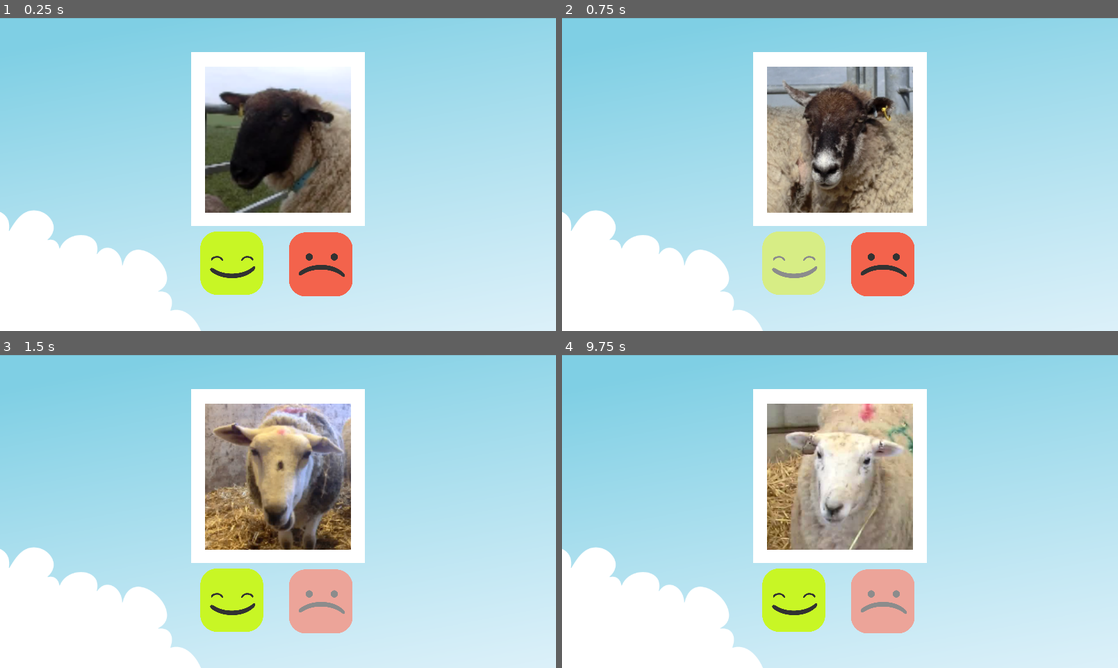
Above: before the commit, frames 1-4 (two rows, left to right).
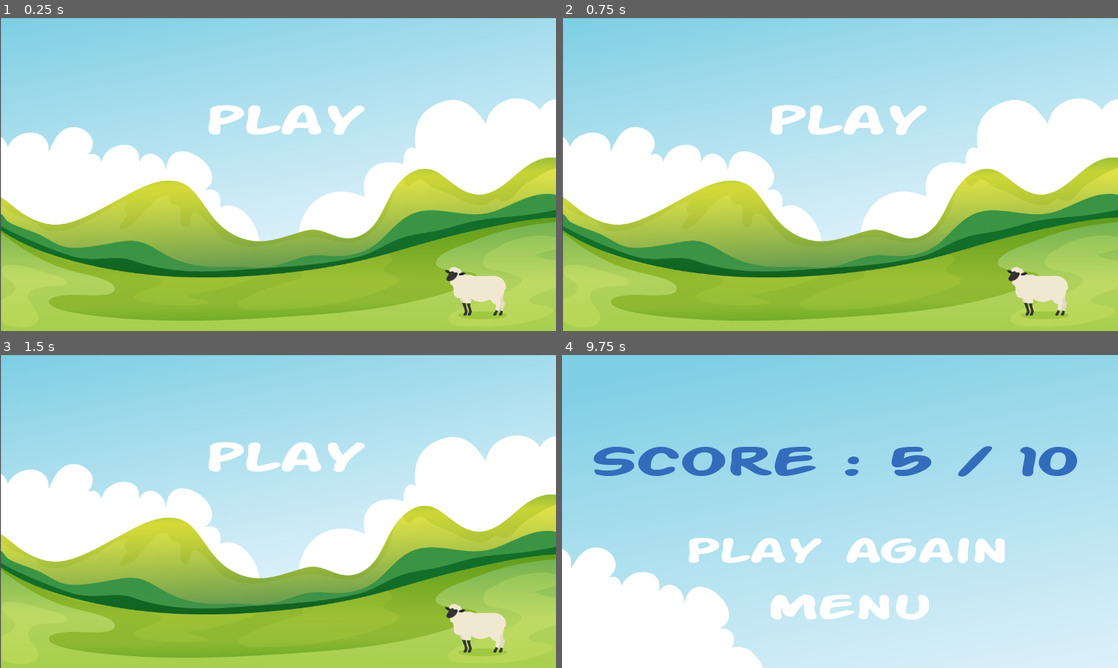
Above: after the commit, the same moments.

Repository: franciscapessanha/Sheep-game
Game: Godot game, scene res://Scenes/menu.tscn
Same seed, same stepped clock (60 frames per second), same inputs: the game is played once before the commit and once after it. Before the commit the project starts from res://Scenes/main.tscn.
Inputs (mouse positions are in pixels of both pictures, inside the frame that each line leads up to):
- Up to frame 1 (0.25 s): no input
- Up to frame 2 (0.75 s): click (795, 262) at 0.52 s
- Up to frame 3 (1.5 s): click (322, 602) at 1.27 s
- Up to frame 4 (9.75 s): click (851, 458) at 2.02 s; click (795, 599) at 2.75 s; click (884, 602) at 3.5 s; click (795, 599) at 4.25 s; click (884, 602) at 5 s; click (795, 599) at 5.75 s; click (884, 602) at 6.5 s; tap Enter at 7.25, 8.75 s; tap Space at 8, 9.5 s

The runs differ from the first frame. In frame 1, 71% of the frame differs, in the area x 0-100%, y 0-100%; in frame 2, 71%; in frame 3, 71%; in frame 4, 25%.

Commit message:
Adds connections between pages; Creates final score page

Diff:
--- /dev/null
+++ b/Data/data_14_8_11.csv
@@ -0,0 +1,5 @@
+day/month,time,image name,given score,ground truth
+27/8,14_8_8,0_0_CIMG4963.png,0,1
+27/8,14_8_9,0_0_CIMG5193.png,0,1
+27/8,14_8_10,0_2_CIMG5993.png,0,0
+27/8,14_8_11,0_0_CIMG4876.png,0,1
--- /dev/null
+++ b/Data/data_27_14_14_53.csv
@@ -0,0 +1,4 @@
+day/month,time,image name,given score,ground truth
+27/8,14_14_51,0_3_CIMG5406.png,0,0
+27/8,14_14_52,0_CIMG4811.png,0,0
+27/8,14_14_53,0_0_CIMG4876.png,0,1
--- /dev/null
+++ b/Data/data_27_14_25_33.csv
@@ -0,0 +1,4 @@
+day/month,time,image name,given score,ground truth
+27/8,14_25_31,0_0_CIMG4876.png,0,1
+27/8,14_25_32,0_2_CIMG5993.png,0,0
+27/8,14_25_33,0_0_CIMG4876.png,0,1
--- /dev/null
+++ b/Data/data_27_14_26_24.csv
@@ -0,0 +1,4 @@
+day/month,time,image name,given score,ground truth
+27/8,14_26_22,0_0_CIMG4963.png,0,1
+27/8,14_26_23,0_CIMG4811.png,0,0
+27/8,14_26_24,0_0_CIMG4876.png,0,1
--- /dev/null
+++ b/Data/data_27_14_32_53.csv
@@ -0,0 +1,4 @@
+day/month,time,image name,given score,ground truth
+27/8,14_32_51,0_3_CIMG5406.png,0,0
+27/8,14_32_52,0_3_CIMG6006.png,0,0
+27/8,14_32_53,0_0_CIMG4876.png,0,1
--- /dev/null
+++ b/Data/data_27_14_36_44.csv
@@ -0,0 +1,4 @@
+day/month,time,image name,given score,ground truth
+27/8,14_36_42,0_0_CIMG4963.png,0,1
+27/8,14_36_43,0_0_CIMG5281.png,0,1
+27/8,14_36_44,0_0_CIMG4876.png,0,1
--- /dev/null
+++ b/Data/data_27_15_19_39.csv
@@ -0,0 +1,5 @@
+day/month,time,image name,given score,ground truth
+27/8,15_19_36,0_0_CIMG5193.png,0,1
+27/8,15_19_37,0_0_CIMG5281.png,0,1
+27/8,15_19_38,0_3_CIMG6006.png,0,0
+27/8,15_19_39,0_0_CIMG4876.png,0,1
--- /dev/null
+++ b/Data/data_27_15_26_40.csv
@@ -0,0 +1,4 @@
+day/month,time,image name,given score,ground truth
+27/8,15_26_38,0_0_CIMG4876.png,0,1
+27/8,15_26_39,0_2_CIMG5993.png,0,0
+27/8,15_26_40,0_0_CIMG4876.png,0,1
--- /dev/null
+++ b/Data/data_27_15_30_55.csv
@@ -0,0 +1,3 @@
+day/month,time,image name,given score,ground truth
+27/8,15_30_54,0_0_CIMG5281.png,0,1
+27/8,15_30_55,0_0_CIMG4876.png,0,1
--- /dev/null
+++ b/Data/data_27_15_32_1.csv
@@ -0,0 +1,5 @@
+day/month,time,image name,given score,ground truth
+27/8,15_31_58,0_0_CIMG4963.png,0,1
+27/8,15_31_59,0_0_CIMG5281.png,0,1
+27/8,15_32_0,0_3_CIMG6006.png,0,0
+27/8,15_32_1,0_0_CIMG4876.png,0,1
--- /dev/null
+++ b/Data/data_27_15_34_12.csv
@@ -0,0 +1,4 @@
+day/month,time,image name,given score,ground truth
+27/8,15_34_10,0_0_CIMG4864.png,0,1
+27/8,15_34_11,0_0_CIMG4876.png,0,1
+27/8,15_34_12,0_0_CIMG4922.png,0,1
--- /dev/null
+++ b/Data/data_27_15_34_8.csv
@@ -0,0 +1,4 @@
+day/month,time,image name,given score,ground truth
+27/8,15_34_6,0_0_CIMG5193.png,0,1
+27/8,15_34_7,0_CIMG4811.png,0,0
+27/8,15_34_8,0_0_CIMG4876.png,0,1
--- /dev/null
+++ b/Data/data_27_15_38_40.csv
@@ -0,0 +1,7 @@
+day/month,time,image name,given score,ground truth
+27/8,15_38_35,0_0_CIMG4876.png,0,1
+27/8,15_38_36,0_0_CIMG4963.png,0,1
+27/8,15_38_37,0_0_CIMG5193.png,0,1
+27/8,15_38_38,0_0_CIMG5281.png,0,1
+27/8,15_38_39,0_CIMG4811.png,0,0
+27/8,15_38_40,0_0_CIMG4876.png,0,1
--- /dev/null
+++ b/Data/data_27_15_38_46.csv
@@ -0,0 +1,5 @@
+day/month,time,image name,given score,ground truth
+27/8,15_38_43,0_0_CIMG5259.png,0,1
+27/8,15_38_44,0_CIMG4811.png,0,0
+27/8,15_38_45,0_0_CIMG4876.png,0,1
+27/8,15_38_46,0_0_CIMG4922.png,0,1
--- /dev/null
+++ b/Data/data_27_15_39_42.csv
@@ -0,0 +1,8 @@
+day/month,time,image name,given score,ground truth
+27/8,15_39_35,0_0_CIMG4876.png,0,1
+27/8,15_39_36,0_0_CIMG4963.png,0,1
+27/8,15_39_38,0_0_CIMG5193.png,0,1
+27/8,15_39_39,0_0_CIMG5281.png,0,1
+27/8,15_39_40,0_CIMG4811.png,0,0
+27/8,15_39_41,0_3_CIMG6006.png,0,0
+27/8,15_39_42,0_0_CIMG4876.png,0,1
--- /dev/null
+++ b/Data/data_27_15_39_48.csv
@@ -0,0 +1,4 @@
+day/month,time,image name,given score,ground truth
+27/8,15_39_46,0_3_CIMG6006.png,0,0
+27/8,15_39_47,0_2_CIMG5993.png,0,0
+27/8,15_39_48,0_0_CIMG4922.png,0,1
--- /dev/null
+++ b/Scenes/final_menu.tscn
@@ -0,0 +1,52 @@
+[gd_scene load_steps=9 format=2]
+
+[ext_resource path="res://Scripts/final_menu.gd" type="Script" id=1]
+[ext_resource path="res://Images/game_background.png" type="Texture" id=2]
+[ext_resource path="res://Images/play_again.png" type="Texture" id=3]
+[ext_resource path="res://Images/play_again_selected.png" type="Texture" id=4]
+[ext_resource path="res://Images/menu.png" type="Texture" id=5]
+[ext_resource path="res://Images/menu_pressed.png" type="Texture" id=6]
+[ext_resource path="res://Fonts/Action-Man/Action_Man_Extended_Bold.ttf" type="DynamicFontData" id=7]
+
+
+[sub_resource type="DynamicFont" id=1]
+size = 100
+font_data = ExtResource( 7 )
+
+[node name="final" type="Node2D"]
+script = ExtResource( 1 )
+
+[node name="background" type="Sprite" parent="."]
+position = Vector2( 640, 360 )
+texture = ExtResource( 2 )
+
+[node name="play_again" type="TextureButton" parent="."]
+anchor_left = 0.5
+anchor_right = 0.5
+margin_left = 290.0
+margin_top = 420.0
+margin_right = 1020.0
+margin_bottom = 480.0
+texture_normal = ExtResource( 3 )
+texture_hover = ExtResource( 4 )
+expand = true
+
+[node name="menu" type="TextureButton" parent="."]
+margin_left = 480.0
+margin_top = 550.0
+margin_right = 845.0
+margin_bottom = 610.0
+texture_normal = ExtResource( 5 )
+texture_hover = ExtResource( 6 )
+expand = true
+
+[node name="score" type="Label" parent="."]
+margin_left = 60.0
+margin_top = 210.0
+margin_right = 1195.0
+margin_bottom = 296.0
+custom_fonts/font = SubResource( 1 )
+custom_colors/font_color = Color( 0.203922, 0.427451, 0.737255, 1 )
+text = "Score : 9 / 10"
+[connection signal="pressed" from="play_again" to="." method="_on_play_again_pressed"]
+[connection signal="pressed" from="menu" to="." method="_on_menu_pressed"]
--- a/Scenes/main.tscn
+++ b/Scenes/main.tscn
@@ -1,6 +1,6 @@
 [gd_scene load_steps=11 format=2]
 
-[ext_resource path="res://Scenes/main.gd" type="Script" id=1]
+[ext_resource path="res://Scripts/main.gd" type="Script" id=1]
 [ext_resource path="res://Images/game_background.png" type="Texture" id=2]
 [ext_resource path="res://Images/white_square.png" type="Texture" id=3]
 [ext_resource path="res://Images/happy.png" type="Texture" id=4]
--- a/Scenes/menu.tscn
+++ b/Scenes/menu.tscn
@@ -1,10 +1,25 @@
-[gd_scene load_steps=2 format=2]
+[gd_scene load_steps=5 format=2]
 
-[ext_resource path="res://Images/menu_background.png" type="Texture" id=1]
+[ext_resource path="res://Scripts/menu.gd" type="Script" id=1]
+[ext_resource path="res://Images/menu_background.png" type="Texture" id=2]
+[ext_resource path="res://Images/play.png" type="Texture" id=3]
+[ext_resource path="res://Images/play_selected.png" type="Texture" id=4]
 
-[node name="Node2D" type="Node2D"]
+[node name="menu" type="Node2D"]
+script = ExtResource( 1 )
 
-[node name="Sprite" type="Sprite" parent="."]
-position = Vector2( 640, 360 )
-scale = Vector2( 1.58333, 1.58333 )
-texture = ExtResource( 1 )
+[node name="background" type="Sprite" parent="."]
+position = Vector2( 642.223, 360 )
+scale = Vector2( 0.999999, 0.999999 )
+texture = ExtResource( 2 )
+
+[node name="play" type="TextureButton" parent="."]
+anchor_left = 0.5
+anchor_right = 0.5
+margin_left = 480.0
+margin_top = 200.0
+margin_right = 840.0
+margin_bottom = 269.0
+texture_normal = ExtResource( 3 )
+texture_hover = ExtResource( 4 )
+[connection signal="pressed" from="play" to="." method="_on_play_pressed"]
--- /dev/null
+++ b/Scripts/final_menu.gd
@@ -0,0 +1,18 @@
+extends Node2D
+
+# Called when the node enters the scene tree for the first time.
+func _ready():
+	pass # Replace with function body.
+
+# Called every frame. 'delta' is the elapsed time since the previous frame.
+func _process(delta):
+	#print('points: ', points)
+	pass
+
+
+func _on_menu_pressed():
+	get_tree().change_scene('res://Scenes/menu.tscn')
+
+
+func _on_play_again_pressed():
+	get_tree().reload_current_scene()
--- a/Scenes/main.gd
+++ b/Scripts/main.gd
@@ -11,6 +11,10 @@
 onready var data = {}
 onready var sheep = get_node('sheep').get_node('sprite')
 onready var hour_min_sec
+onready var day
+onready var TOTAL_SHEEP = 10
+onready var n = 1
+
 func list_files_in_directory(path):
     var files = []
     var dir = Directory.new()
@@ -26,6 +30,7 @@
 
     dir.list_dir_end()
     return files
+
 func change_image():
 	i = randi() % 2
 	if i == 0:
@@ -38,43 +43,62 @@
 	image = folder[i_image]
 	sheep.set_texture(load('res://Images/' + str(i) + '/' + image))
 	var i_s = load('res://Images/' + str(i) + '/' + image).get_size() #image size
-	print('i_s: ', i_s)
 	var th = 150 #target height
 	var tw = 150 #target width
 	var scale = Vector2((i_s.x/(i_s.x/tw)/100), (i_s.y/(i_s.y/th)/100))
 	sheep.set_scale(scale)
+
+func save():
+	var file = File.new()
+	file.open('res://Data/data_' + day + '_' + hour_min_sec + '.csv', file.WRITE)
+	file.store_csv_line(['day/month', 'time', 'image name', 'given score', 'ground truth'], ',')
+	for i in data:
+		var line = data[i]
+		file.store_csv_line(line, ',')
+	file.close()
 
 func _ready():
 	pain = list_files_in_directory('res://Images/1')
 	no_pain = list_files_in_directory('res://Images/0')
 	change_image()
 
+func end():
+	get_node('happy').queue_free()
+	get_node('sad').queue_free()
+	get_node('sheep').queue_free()
+	var a = preload("res://Scenes/final_menu.tscn").instance()
+	add_child(a)
+	a.get_node('score').set_text('Score : ' + str(score) + ' / 10')
+
+
 func _on_happy_pressed():
 	if label == 0:
 		score += 1
 	var t = OS.get_datetime()
+	day = str(t.day)
 	var day_month = str(t.day) + '/' + str(t.month)
 	hour_min_sec = str(t.hour) + '_' + str(t.minute) + '_' + str(t.second)
 	data[hour_min_sec] = [day_month, hour_min_sec, image, 0, label]
-	change_image()
+	if n < TOTAL_SHEEP:
+		change_image()
+		n += 1
+	else:
+		save()
+		end()
 
 
 func _on_sad_pressed():
 	if label == 1:
 		score += 1
 	var t = OS.get_datetime()
+	day = str(t.day)
 	var day_month = str(t.day) + '/' + str(t.month)
 	hour_min_sec = str(t.hour) + '_' + str(t.minute) + '_' + str(t.second)
 	data[hour_min_sec] = [day_month, hour_min_sec, image, 0, label]
-	change_image()
 
-
-
-func _on_Button_pressed():
-	var file = File.new()
-	file.open('res://Data/data_' + hour_min_sec + '.csv', file.WRITE)
-	file.store_csv_line(['day/month', 'time', 'image name', 'given score', 'ground truth'], ',')
-	for i in data:
-		var line = data[i]
-		file.store_csv_line(line, ',')
-	file.close()
+	if n < TOTAL_SHEEP:
+		change_image()
+		n += 1
+	else:
+		save()
+		end()
--- /dev/null
+++ b/Scripts/menu.gd
@@ -0,0 +1,5 @@
+extends Node2D
+
+func _on_play_pressed():
+	get_tree().change_scene('res://Scenes/main.tscn')
+	pass # Replace with function body.
--- a/project.godot
+++ b/project.godot
@@ -16,7 +16,7 @@
 [application]
 
 config/name="Sheep Game"
-run/main_scene="res://Scenes/main.tscn"
+run/main_scene="res://Scenes/menu.tscn"
 config/icon="res://icon.png"
 
 [display]
Not shown, added: Data/data_14_8_11.csv.import
Not shown, added: Data/data_27_14_14_53.csv.import
Not shown, added: Data/data_27_14_25_33.csv.import
Not shown, added: Data/data_27_14_26_24.csv.import
Not shown, added: Data/data_27_14_32_53.csv.import
Not shown, added: Data/data_27_14_36_44.csv.import
Not shown, added: Data/data_27_15_19_39.csv.import
Not shown, added: Data/data_27_15_26_40.csv.import
Not shown, added: Data/data_27_15_30_55.csv.import
Not shown, added: Data/data_27_15_32_1.csv.import
Not shown, added: Data/data_27_15_34_12.csv.import
Not shown, added: Data/data_27_15_34_8.csv.import
(and 31 more such lines)
